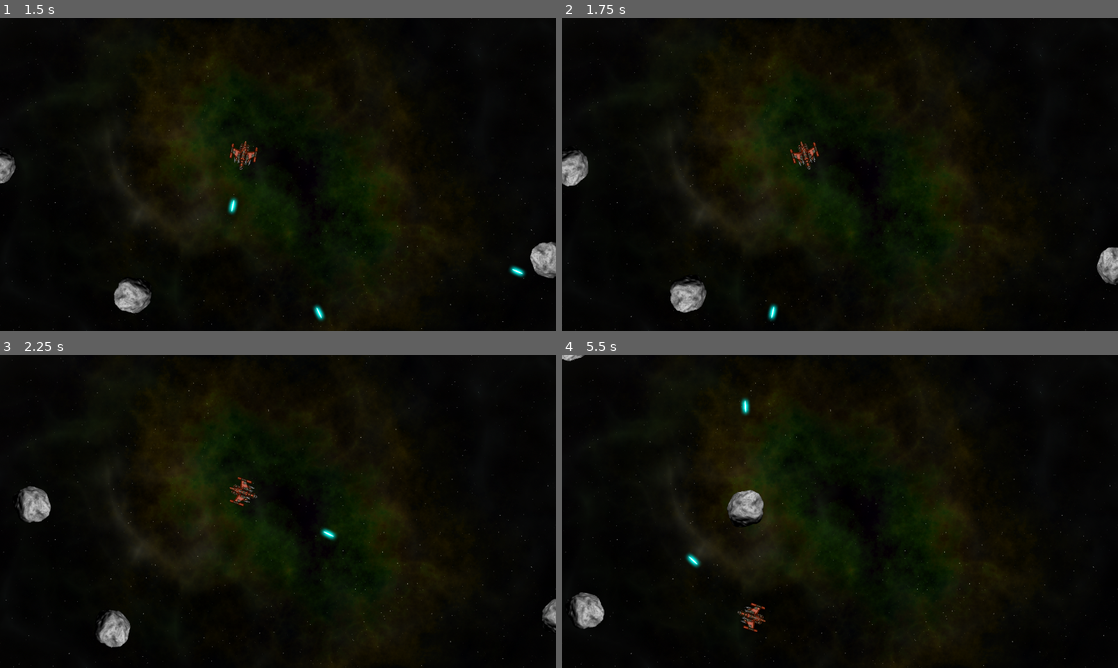
Above: before the commit, frames 1-4 (two rows, left to right).
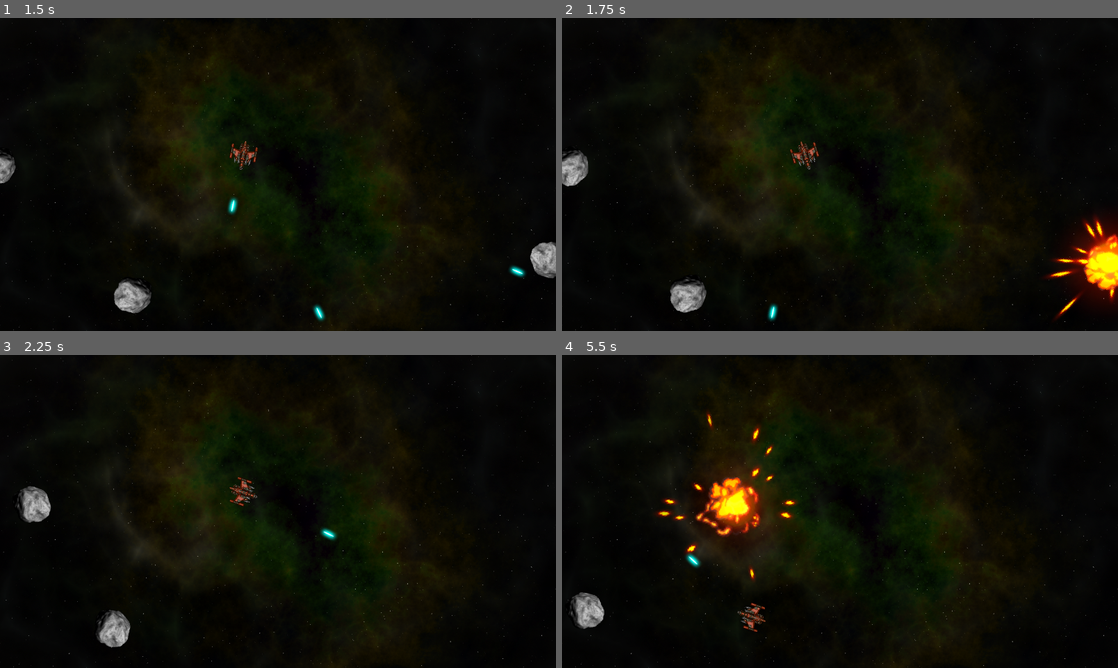
Above: after the commit, the same moments.

Repository: ulfben/space-rocks
Game: Godot game, scene res://main.tscn
Same seed, same stepped clock (60 frames per second), same inputs: the game is played once before the commit and once after it.
Inputs:
- Up to frame 1 (1.5 s): hold D (rotate_right) 0.53-1.28 s; hold Space (shoot) 0.53-1.28 s; hold A (rotate_left) from 1.28 s (still down); tap Space (shoot) at 1.35 s
- Up to frame 2 (1.75 s): keep holding A (rotate_left)
- Up to frame 3 (2.25 s): release A (rotate_left) at 2.03 s; hold D (rotate_right) from 2.03 s (still down); hold Space (shoot) from 2.03 s (still down)
- Up to frame 4 (5.5 s): release D (rotate_right) at 2.78 s; release Space (shoot) at 2.78 s; hold Up (thrust) 2.78-3.53 s; tap Space (shoot) at 2.85, 4.35 s; hold Space (shoot) 3.53-4.28 s; hold A (rotate_left) from 3.53 s (still down); hold Space (shoot) from 5.03 s (still down)

Frame 1 is identical in both runs. In frame 2, 2.4% of the frame differs, in the area x 86-100%, y 62-97%; in frame 3, 0.2%; in frame 4, 2.5%, in the area x 0-43%, y 0-73%.

Commit message:
rocks explode when shot

Diff:
--- a/bullet.gd
+++ b/bullet.gd
@@ -9,10 +9,8 @@
 func _process(delta: float) -> void:
 	position += velocity * delta
 
-
 func _on_visible_on_screen_notifier_2d_screen_exited() -> void:
 	queue_free()
-
 
 func _on_bullet_body_entered(body: Node2D) -> void:
 	if(body.is_in_group("rocks")):
--- a/rock.gd
+++ b/rock.gd
@@ -1,4 +1,5 @@
 extends RigidBody2D
+signal exploded
 var screensize = Vector2.ZERO
 var size = 0
 var radius = 0
@@ -12,6 +13,7 @@
 	position = _position
 	size = _size
 	mass = 1.5 * size
+	$Explosion.scale = Vector2.ONE * 0.75 * size
 	$Sprite2D.scale = Vector2.ONE * scale_factor * size
 	radius = int($Sprite2D.texture.get_size().x / 2 * $Sprite2D.scale.x)
 	var shape = CircleShape2D.new()
@@ -29,3 +31,14 @@
 	xform.origin.x = wrapf(xform.origin.x, 0 - radius, screensize.x + radius)
 	xform.origin.y = wrapf(xform.origin.y, 0 - radius, screensize.y + radius)
 	physics_state.transform = xform
+
+func explode():
+	$CollisionShape2D.set_deferred("disabled", true)
+	$Sprite2D.hide()
+	$Explosion/AnimationPlayer.play("explosion")
+	$Explosion.show()
+	exploded.emit(size, radius, position, linear_velocity)
+	linear_velocity = Vector2.ZERO
+	angular_velocity = 0
+	await $Explosion/AnimationPlayer.animation_finished
+	queue_free()
--- a/rock.tscn
+++ b/rock.tscn
@@ -1,12 +1,13 @@
-[gd_scene load_steps=4 format=3 uid="uid://dhc1sgpt2ijw1"]
+[gd_scene load_steps=5 format=3 uid="uid://dhc1sgpt2ijw1"]
 
 [ext_resource type="Script" path="res://rock.gd" id="1_cvbdv"]
 [ext_resource type="Texture2D" uid="uid://cxt4gkqtaoler" path="res://assets/rock.png" id="2_kbxc5"]
+[ext_resource type="PackedScene" uid="uid://dfwdqihflemvi" path="res://explosion.tscn" id="3_tofct"]
 
 [sub_resource type="PhysicsMaterial" id="PhysicsMaterial_8juq1"]
 bounce = 1.0
 
-[node name="Rock" type="RigidBody2D"]
+[node name="Rock" type="RigidBody2D" groups=["rocks"]]
 physics_material_override = SubResource("PhysicsMaterial_8juq1")
 linear_damp_mode = 1
 angular_damp_mode = 1
@@ -16,3 +17,6 @@
 texture = ExtResource("2_kbxc5")
 
 [node name="CollisionShape2D" type="CollisionShape2D" parent="."]
+
+[node name="Explosion" parent="." instance=ExtResource("3_tofct")]
+visible = false
